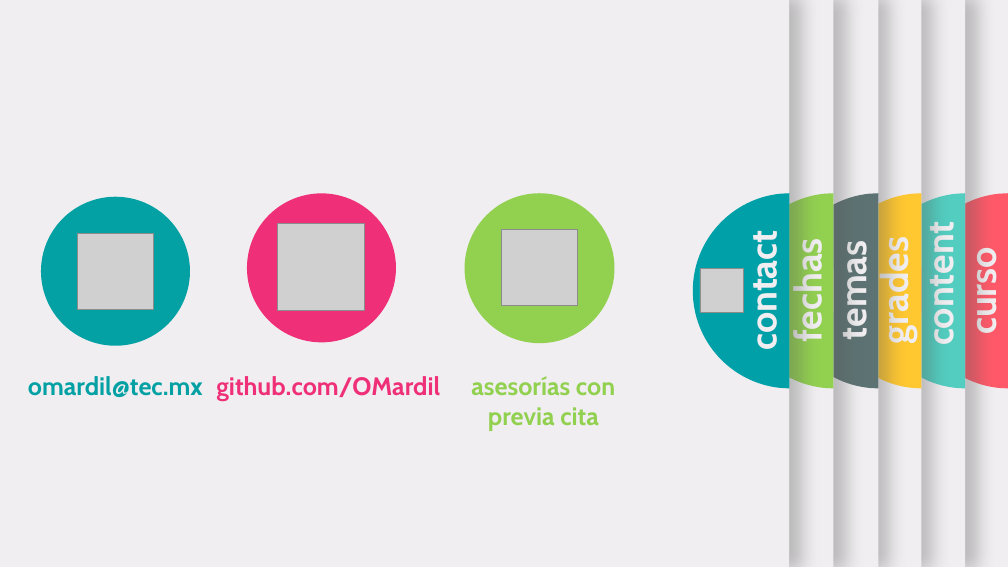
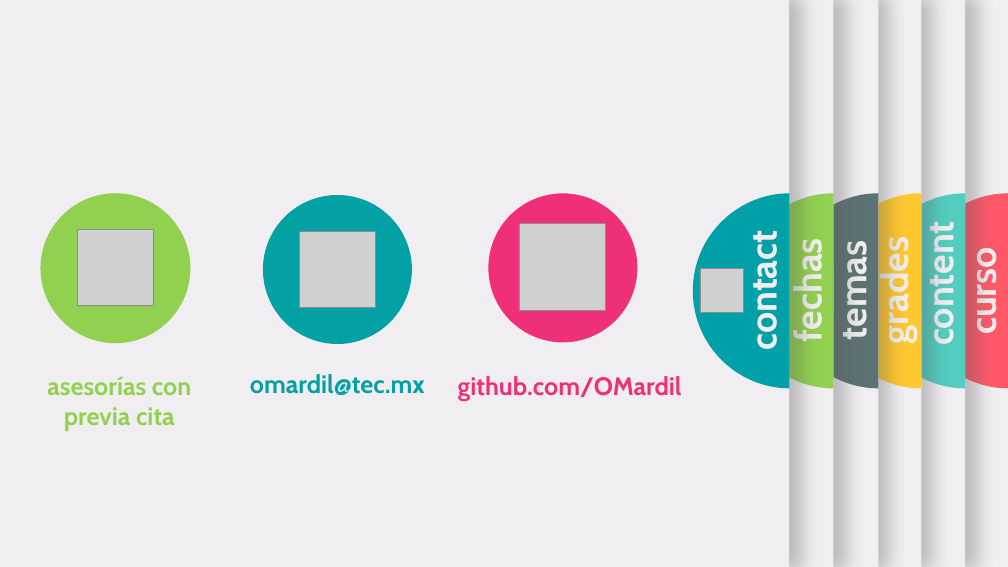
Before and after one commit to OMardil/INFO1, a slide deck: slide 7 of MOD00-Introduccion/01 Presentacion/MOD00_PPTX_Introduccion.pptx. Drawn at 1008x567 pixels with LibreOffice and Linux fonts; fonts in the diff are those of the drawing; grey boxes stand for pictures. Boxes give left, top, right and bottom in pixels: in the first picture for what was removed or moved away, otherwise in the second. Text is boxed around its words. In the diff, an @@ line names an element or a change of style, - is before the commit and + after.

```diff
--- a/MOD00-Introduccion/01 Presentacion/MOD00_PPTX_Introduccion.pptx
+++ b/MOD00-Introduccion/01 Presentacion/MOD00_PPTX_Introduccion.pptx
@@ 1 picture, 1 text, 1 ellipse: place and size @@
-1 picture, 1 text, 1 ellipse at (465, 194, 615, 431)
+1 picture, 1 text, 1 ellipse at (41, 194, 191, 431)
@@ ellipse: place and size @@
-ellipse at (41, 197, 190, 346)
+ellipse at (263, 195, 412, 344)
@@ 1 picture, 1 text, 1 ellipse: place and size @@
-1 picture, 1 text, 1 ellipse at (216, 194, 440, 401)
+1 picture, 1 text, 1 ellipse at (458, 194, 682, 401)
@@ picture: place and size @@
-picture at (78, 234, 154, 309)
+picture at (299, 231, 375, 307)
@@ text "omardil@tec.mx": place and size @@
-text "omardil@tec.mx" at (28, 376, 203, 397)
+text "omardil@tec.mx" at (250, 374, 425, 395)
```
Also in this commit, not shown: 2 other slides changed, 2 other files.
